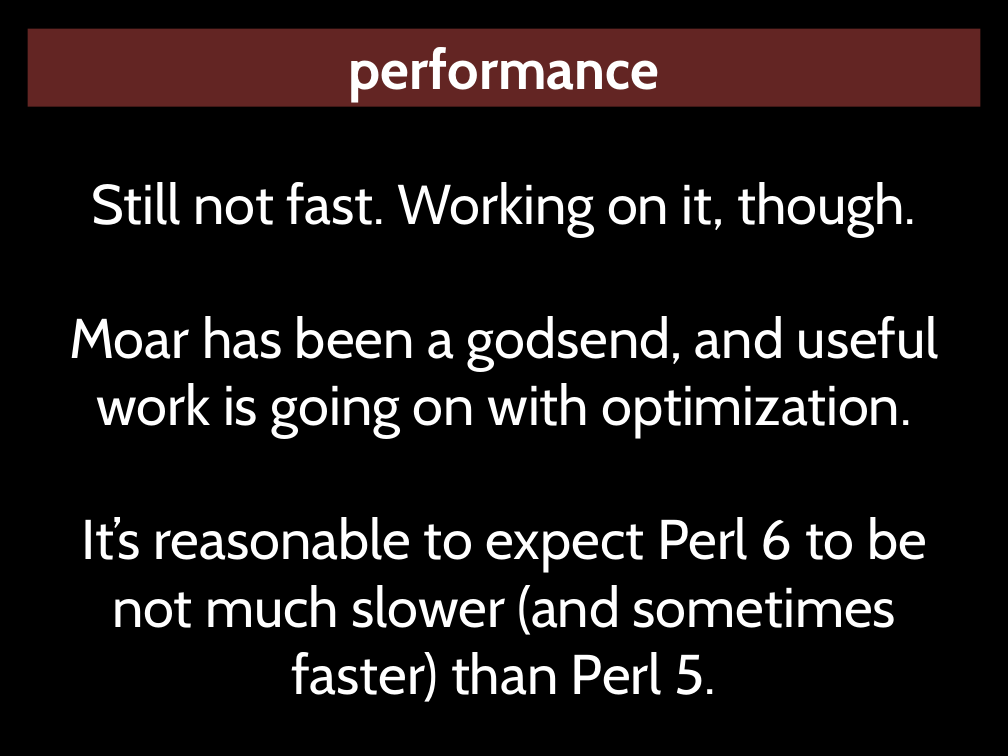
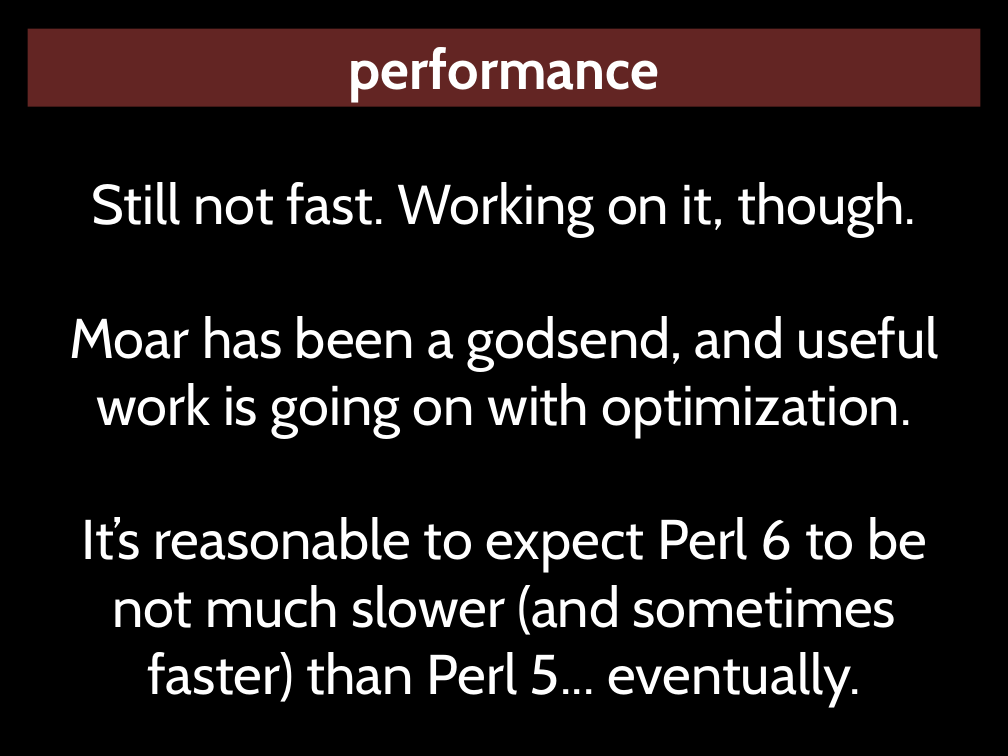
Before and after one commit to masak/talks, a slide deck: slide 44 of czpw-2014-pride-envy/talk.pptx (slide 39 before the commit). Drawn at 1008x756 pixels with LibreOffice and Linux fonts; fonts in the diff are those of the drawing. Boxes give left, top, right and bottom in pixels: in the first picture for what was removed or moved away, otherwise in the second. Text is boxed around its words. In the diff, an @@ line names an element or a change of style, - is before the commit and + after.

```diff
--- a/czpw-2014-pride-envy/talk.pptx
+++ b/czpw-2014-pride-envy/talk.pptx
@@ text at box(81, 517, 927, 706): text changed @@
-It’s reasonable to expect Perl 6 to be not much slower (and sometimes faster) than Perl 5.
+It’s reasonable to expect Perl 6 to be not much slower (and sometimes faster) than Perl 5... eventually.
```
Also in this commit, not shown: 12 other slides changed, 5 slides added.
